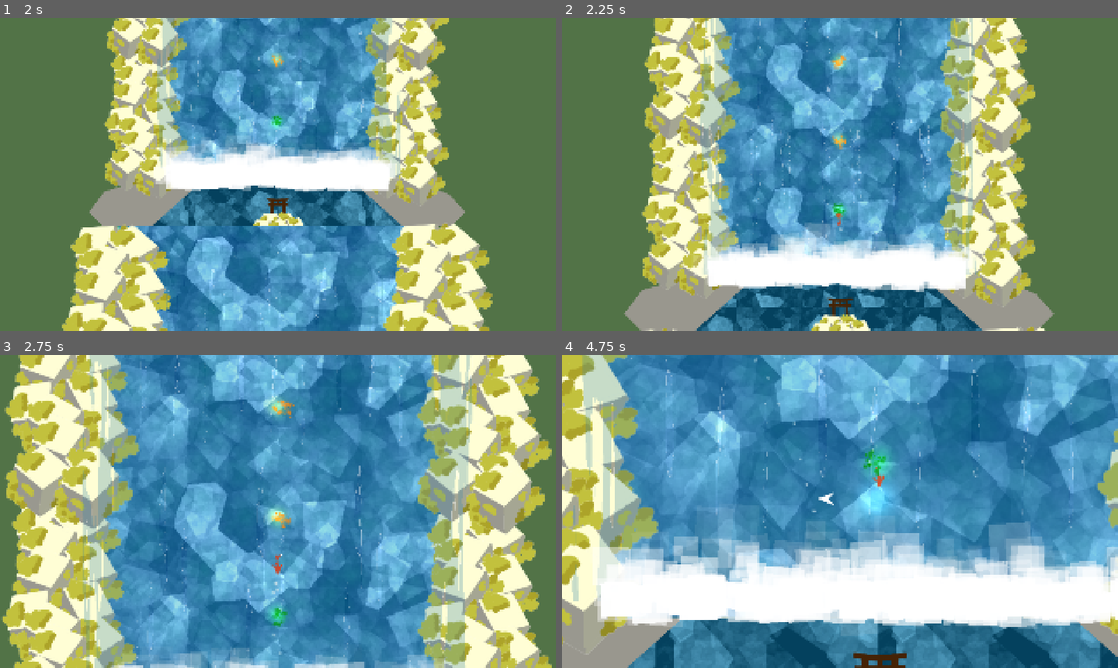
Above: before the commit, frames 1-4 (two rows, left to right).
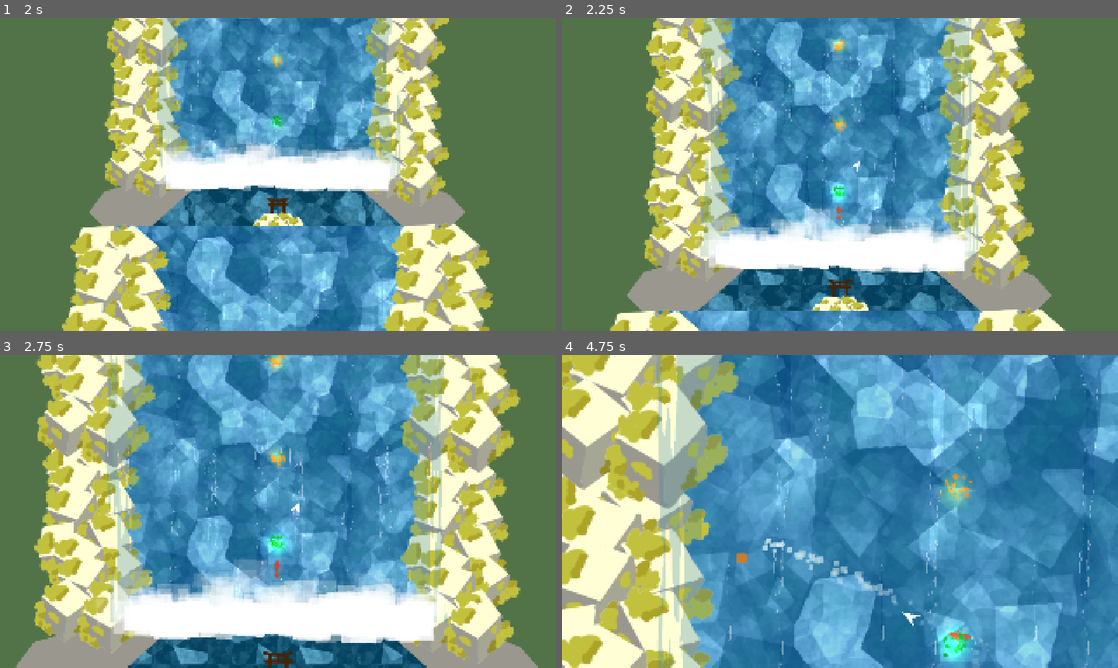
Above: after the commit, the same moments.

Repository: ojaskavathe/cascade
Game: Godot game, scene res://game.tscn
Two runs of this game, one before a commit and one after it. Both use one fixed random seed, a clock stepped at 60 frames per second and the inputs below. The engine's default icon, where the game draws it, is replaced by a stand-in: a white triangle on a blue panel in a dark square.
Inputs (mouse positions are in pixels of both pictures, inside the frame that each line leads up to):
- Up to frame 1 (2 s): move the mouse to (400, 158) at 0.52 s; hold Space (jump) 0.53-1.28 s; hold D (right) from 0.53 s (still down); move the mouse to (166, 190) at 1.27 s; tap Space (jump) at 1.35, 1.52, 1.82 s
- Up to frame 2 (2.25 s): move the mouse to (895, 105) at 2.02 s; release D (right) at 2.03 s; hold A (left) from 2.03 s (still down); hold Space (jump) from 2.03 s (still down)
- Up to frame 3 (2.75 s): keep holding A (left); keep holding Space (jump)
- Up to frame 4 (4.75 s): move the mouse to (812, 574) at 2.77 s; release A (left) at 2.78 s; release Space (jump) at 2.78 s; hold D (right) 2.78-4.28 s; tap Space (jump) at 2.85, 3.02, 3.32, 4.35, 4.52 s; move the mouse to (1006, 558) at 3.52 s; hold Space (jump) 3.53-4.28 s; move the mouse to (673, 464) at 4.27 s; hold A (left) from 4.28 s (still down)

Frame 1 is identical in both runs. In frame 2, 45% of the frame differs, in the area x 8-91%, y 0-100%; in frame 3, 71%; in frame 4, 77%, in the area x 0-100%, y 0-100%.

Commit message:
revert jump to hold

Diff:
--- a/entity/object/base_jump_point.tscn
+++ b/entity/object/base_jump_point.tscn
@@ -1,7 +1,7 @@
 [gd_scene load_steps=2 format=3 uid="uid://v743cd1td7ir"]
 
 [sub_resource type="CircleShape2D" id="CircleShape2D_bi3ns"]
-radius = 90.05
+radius = 36.0
 
 [node name="BaseJumpPoint" type="Area2D" groups=["jump_point"]]
 
--- a/entity/player/player.gd
+++ b/entity/player/player.gd
@@ -107,7 +107,7 @@
 			if Input.is_action_pressed("right"):
 				velocity += Vector2.RIGHT * SPEED
 
-		if can_bash and in_jump_point and Input.is_action_just_pressed("jump"):
+		if can_bash and in_jump_point and Input.is_action_pressed("jump"):
 			bash_state = true
 			set_particle_behavior(ParticleBehavior.SWIM)
 			$DashParticleTimer.stop()
--- a/entity/player/player.tscn
+++ b/entity/player/player.tscn
@@ -10,7 +10,7 @@
 radius = 8.0
 
 [sub_resource type="CircleShape2D" id="CircleShape2D_4pluf"]
-radius = 49.0101
+radius = 65.0
 
 [sub_resource type="Gradient" id="Gradient_wsqn7"]
 offsets = PackedFloat32Array(0, 1e-05)
